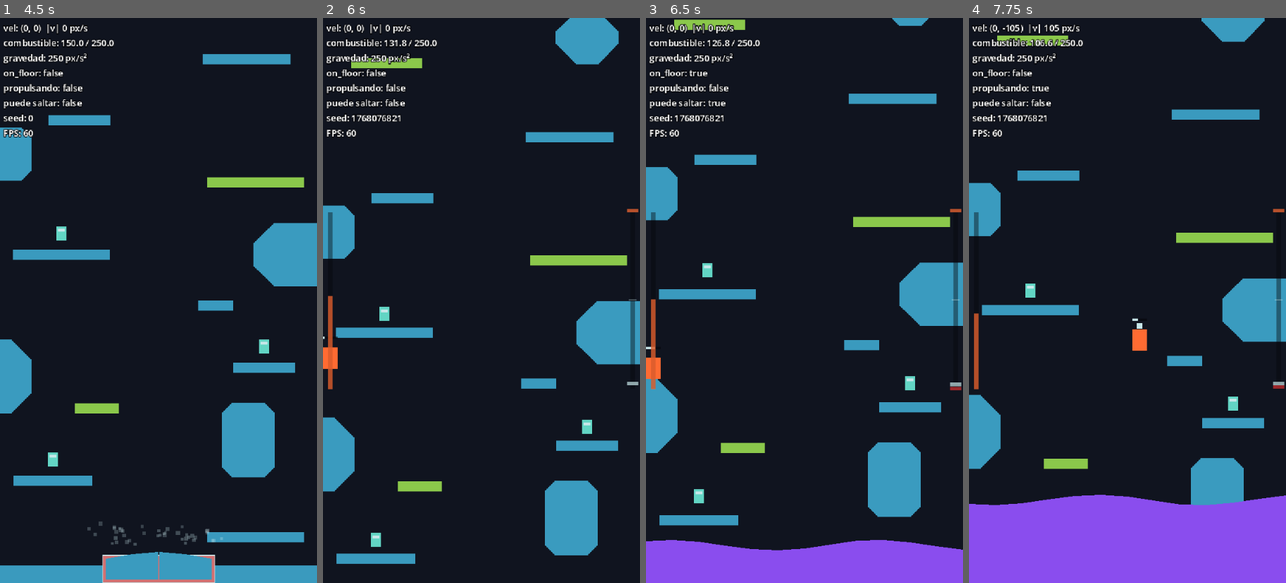
Above: before the commit, frames 1-4 (left to right).
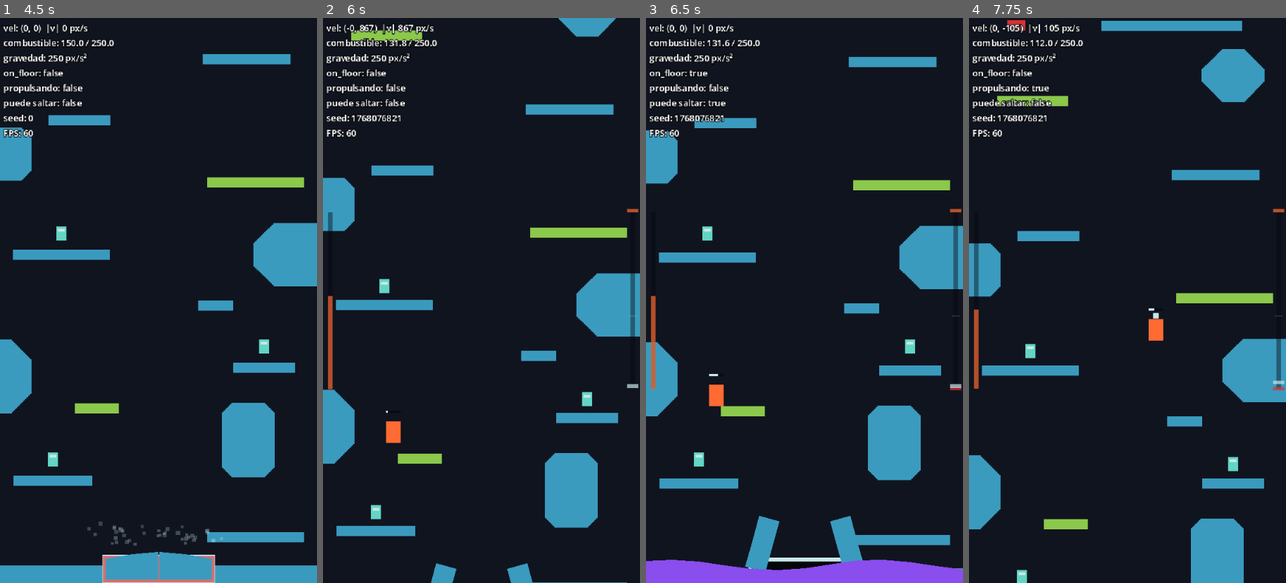
Above: after the commit, the same moments.

Repository: lucantarellis/escapa-del-tentaculo
Game: Godot game, scene res://scenes/main/Main.tscn
Same seed, same stepped clock (60 frames per second), same inputs: the game is played once before the commit and once after it.
Inputs:
- Up to frame 1 (4.5 s): click "JUGAR" at 0.5 s; hold D (move_right) 1.28-2.03 s; tap Shift (dash) every 0.75 s from 1.35 to 4.35 s; tap Space (jump) at 1.52, 2.27, 3.77 s; hold S (move_down) 2.03-2.78 s; hold D (move_right) 2.78-3.53 s; hold W (move_up) 3.53-4.28 s; hold A (move_left) from 4.28 s (still down)
- Up to frame 2 (6 s): tap Space (jump) at 4.52, 5.27 s; tap Shift (dash) at 5.1, 5.85 s; release A (move_left) at 5.78 s; hold S (move_down) from 5.78 s (still down)
- Up to frame 3 (6.5 s): keep holding S (move_down)
- Up to frame 4 (7.75 s): release S (move_down) at 6.53 s; hold D (move_right) 6.53-7.28 s; tap Shift (dash) at 6.6, 7.35 s; tap Space (jump) at 6.77, 7.52 s; hold W (move_up) from 7.28 s (still down)

Frame 1 is identical in both runs. In frame 2, 15% of the frame differs, in the area x 0-100%, y 0-100%; in frame 3, 20%; in frame 4, 32%.

Commit message:
fase2: 3 explosiones en cadena con restos hacia adelante, restos que se rompen contra lo solido, dash en 8 direcciones y mas largo, tier 2 con 8 segmentos
Co-Authored-By: Claude Opus 5.5 <noreply@anthropic.com>
Claude-Session: https://claude.ai/code/session_01Bo1PzWqVcbisu27obsCkDD

Diff:
--- a/resources/configs/level_config.tres
+++ b/resources/configs/level_config.tres
@@ -74,7 +74,7 @@
 [sub_resource type="Resource" id="Resource_tier2"]
 script = ExtResource("24_tier")
 segments = Array[PackedScene]([ExtResource("space_01"), ExtResource("space_02"), ExtResource("space_03"), ExtResource("space_04"), ExtResource("space_05"), ExtResource("space_06"), ExtResource("space_07"), ExtResource("space_08"), ExtResource("space_09"), ExtResource("space_10")])
-count_per_run = 5
+count_per_run = 8
 display_name = "El espacio"
 entry_segments = Array[PackedScene]([ExtResource("space_entry_01"), ExtResource("space_entry_02"), ExtResource("space_entry_03")])
 platform_tint = Color(0.5412, 0.5882, 0.6588, 1)
--- a/scripts/levels/hull_debris.gd
+++ b/scripts/levels/hull_debris.gd
@@ -3,7 +3,8 @@
 ## Fragmento letal del casco despedido por una explosión ([TierEvent]): vuela en línea recta
 ## girando y mata al jugador al tocarlo (`Player.die(&"debris")`). Tras `grace_time` s recién
 ## es letal, para no matar en el mismo instante en que aparece. Se borra al salir de la vista
-## (o tras `lifetime` s). Lo crea [TierEvent]; no se instancia a mano.
+## (o tras `lifetime` s). Si choca contra algo sólido del mundo (asteroides, paredes, restos
+## metálicos) se rompe en pedazos. Lo crea [TierEvent]; no se instancia a mano.
 
 ## Rojo letal de la paleta. Solo visual.
 const COLOR: Color = Color("D83232")
@@ -24,7 +25,8 @@
 
 func _ready() -> void:
 	collision_layer = 0
-	collision_mask = 2
+	# 2 = jugador (mata), 1 = mundo (se rompe).
+	collision_mask = 2 | 1
 	monitoring = true
 	var points: PackedVector2Array = PackedVector2Array()
 	# Polígono irregular de 5 puntos.
@@ -45,20 +47,46 @@
 	_age += delta
 	position += velocity * delta
 	rotation += spin * delta
-	if _age >= grace_time:
-		for body: Node2D in get_overlapping_bodies():
-			_on_body_entered(body)
+	for body: Node2D in get_overlapping_bodies():
+		_on_body_entered(body)
 	# Pueden nacer fuera de la vista (bajo la pantalla): se borran recién tras 1,5 s afuera.
 	if _age > lifetime or (_age > 1.5 and _is_far_off_screen()):
 		queue_free()
 
 
 func _on_body_entered(body: Node2D) -> void:
+	var player: Player = body as Player
+	if player == null:
+		# Algo sólido del mundo: se rompe (también durante la gracia).
+		_shatter()
+		return
 	if _age < grace_time:
 		return
-	var player: Player = body as Player
-	if player != null and player.is_alive():
+	if player.is_alive():
 		player.die(&"debris")
+
+
+# Se rompe en pedazos (solo visual) y desaparece.
+func _shatter() -> void:
+	if is_queued_for_deletion():
+		return
+	var bits: CPUParticles2D = CPUParticles2D.new()
+	bits.one_shot = true
+	bits.explosiveness = 1.0
+	bits.amount = 10
+	bits.lifetime = 0.5
+	bits.spread = 180.0
+	bits.initial_velocity_min = 60.0
+	bits.initial_velocity_max = 160.0
+	bits.gravity = Vector2.ZERO
+	bits.scale_amount_min = 2.0
+	bits.scale_amount_max = 4.0
+	bits.color = COLOR
+	get_parent().add_child(bits)
+	bits.global_position = global_position
+	bits.emitting = true
+	get_tree().create_timer(0.8).timeout.connect(bits.queue_free)
+	queue_free()
 
 
 func _is_far_off_screen() -> bool:
--- a/scripts/levels/tier_event.gd
+++ b/scripts/levels/tier_event.gd
@@ -35,6 +35,11 @@
 ## Espera desde que el jugador cruza este nodo hasta la explosión (y todo lo que la acompaña:
 ## cámara lenta, destello, empuje, restos). Unidad: s.
 @export var explosion_delay: float = 0.0
+## Cantidad de explosiones en cadena. La primera trae cámara lenta, destello, empuje y la
+## silueta; las siguientes, desde el borde inferior de la pantalla, solo sacudida, anillo y restos.
+@export var explosion_waves: int = 3
+## Tiempo entre una explosión y la siguiente. Unidad: s.
+@export var explosion_wave_interval: float = 2.2
 ## Origen de la explosión respecto de este nodo (por defecto, el centro del casco). Unidad: px.
 @export var explosion_offset: Vector2 = Vector2(180.0, 40.0)
 ## Color del anillo y del fuego.
@@ -53,20 +58,19 @@
 @export var eject_control_lock: float = 0.3
 
 @export_group("Restos del casco")
-## Fragmentos letales por oleada (0 = sin restos).
-@export var debris_count: int = 7
-## Cantidad de oleadas y tiempo entre una y otra. Unidad: s.
-@export var debris_waves: int = 3
-@export var debris_wave_interval: float = 0.7
+## Fragmentos letales por explosión (0 = sin restos).
+@export var debris_count: int = 8
 ## Velocidad mínima y máxima de los fragmentos. Unidad: px/s.
 @export var debris_speed_min: float = 220.0
 @export var debris_speed_max: float = 380.0
 ## Tamaño de los fragmentos. Unidad: px.
 @export var debris_size: float = 18.0
-## Si es true, los fragmentos apuntan hacia el jugador (con `debris_aim_spread` de desvío al
-## azar); si no, salen hacia arriba en direcciones al azar. Unidad del desvío: grados.
+## Si es true, los fragmentos apuntan hacia adelante del jugador: a donde va a estar dentro de
+## `debris_lead` s según su velocidad (con `debris_aim_spread` de desvío al azar); si no, salen
+## hacia arriba en direcciones al azar. Unidades: s y grados.
 @export var debris_aim_at_player: bool = true
-@export var debris_aim_spread: float = 35.0
+@export var debris_lead: float = 0.5
+@export var debris_aim_spread: float = 30.0
 ## Distancia horizontal mínima al jugador donde puede aparecer un fragmento. Unidad: px.
 @export var debris_min_player_distance: float = 60.0
 ## Tiempo inicial en que un fragmento todavía no mata. Unidad: s.
@@ -124,19 +128,36 @@
 		await get_tree().create_timer(explosion_delay).timeout
 		if not is_inside_tree():
 			return
+	for wave: int in maxi(explosion_waves, 1):
+		if wave > 0:
+			await get_tree().create_timer(explosion_wave_interval).timeout
+			if not is_inside_tree():
+				return
+		_explode(player, wave == 0)
+		if wave == 0:
+			triggered.emit()
+
+
+# Una explosión de la cadena. La primera sale de `explosion_offset` (la nave) con todo el
+# espectáculo; las siguientes, desde debajo de la pantalla.
+func _explode(player: Player, first: bool) -> void:
 	var camera: ScrollCamera = get_viewport().get_camera_2d() as ScrollCamera
 	if camera != null:
-		camera.shake(shake_amplitude, shake_duration)
-	_play_slow_motion()
-	_play_flash()
+		camera.shake(shake_amplitude if first else shake_amplitude * 0.6, shake_duration if first else shake_duration * 0.7)
+	var origin: Vector2 = global_position + explosion_offset
+	if not first and camera != null:
+		var view: Rect2 = camera.get_visible_rect()
+		origin = Vector2(view.get_center().x, view.end.y + 60.0)
+	if first:
+		_play_slow_motion()
+		_play_flash()
+		if player != null and player.is_alive() and eject_speed > 0.0:
+			player.launch(Vector2(player.velocity.x * 0.5, -eject_speed), eject_control_lock)
+		if show_silhouette:
+			_play_silhouette()
 	if explosion_enabled:
-		_play_explosion()
-	if player != null and eject_speed > 0.0:
-		player.launch(Vector2(player.velocity.x * 0.5, -eject_speed), eject_control_lock)
-	_spawn_debris(player)
-	if show_silhouette:
-		_play_silhouette()
-	triggered.emit()
+		_play_explosion(origin)
+	_spawn_debris_wave(player)
 
 
 # Cámara lenta medida en tiempo real (el temporizador ignora la escala de tiempo).
@@ -154,9 +175,8 @@
 		Engine.time_scale = 1.0
 
 
-# Anillo que se expande desde el casco y partículas de fuego.
-func _play_explosion() -> void:
-	var origin: Vector2 = global_position + explosion_offset
+# Anillo que se expande desde [param origin] y partículas de fuego.
+func _play_explosion(origin: Vector2) -> void:
 	var ring: Node2D = Node2D.new()
 	ring.global_position = origin
 	ring.z_index = 5
@@ -200,20 +220,11 @@
 		get_tree().create_timer(2.0).timeout.connect(fire.queue_free)
 
 
-# Restos letales de la nave: entran por el borde inferior de la pantalla (vienen de la
-# explosión, abajo) en `debris_waves` oleadas, apuntando al jugador con algo de desvío.
-func _spawn_debris(player: Player) -> void:
+# Restos letales de una explosión: entran por el borde inferior de la pantalla (vienen de la
+# explosión, abajo) y apuntan hacia adelante del jugador, con algo de desvío.
+func _spawn_debris_wave(player: Player) -> void:
 	if debris_count <= 0:
 		return
-	for wave: int in maxi(debris_waves, 1):
-		if wave > 0:
-			await get_tree().create_timer(debris_wave_interval).timeout
-			if not is_inside_tree():
-				return
-		_spawn_debris_wave(player)
-
-
-func _spawn_debris_wave(player: Player) -> void:
 	var camera: ScrollCamera = get_viewport().get_camera_2d() as ScrollCamera
 	var view: Rect2 = camera.get_visible_rect() if camera != null else Rect2(global_position + Vector2(0.0, -640.0), Vector2(360.0, 640.0))
 	var spawn_y: float = view.end.y + 16.0
@@ -227,7 +238,8 @@
 		var from: Vector2 = Vector2(x, spawn_y + randf_range(0.0, 30.0))
 		var direction: Vector2 = Vector2.UP.rotated(deg_to_rad(randf_range(-50.0, 50.0)))
 		if debris_aim_at_player and player != null and player.is_alive():
-			direction = (player.global_position - from).normalized().rotated(deg_to_rad(randf_range(-debris_aim_spread, debris_aim_spread)))
+			var target: Vector2 = player.global_position + player.velocity * debris_lead
+			direction = (target - from).normalized().rotated(deg_to_rad(randf_range(-debris_aim_spread, debris_aim_spread)))
 		var debris: HullDebris = HullDebris.new()
 		debris.velocity = direction * randf_range(debris_speed_min, debris_speed_max)
 		debris.spin = randf_range(-6.0, 6.0)
--- a/scripts/player/player.gd
+++ b/scripts/player/player.gd
@@ -4,8 +4,9 @@
 ##
 ## Propulsa en 4 direcciones (combinables) con inercia, gasta combustible al propulsar y
 ## tiene gravedad casi nula mientras queda combustible. Sin combustible la gravedad sube y
-## puede saltar desde una superficie. Con la acción `dash` se lanza hacia un costado (o en
-## diagonal hacia arriba si se mantiene arriba) una distancia fija, a cambio de un poco de combustible y con un tiempo de espera (cooldown).
+## puede saltar desde una superficie. Con la acción `dash` se lanza en la dirección que se mantiene
+## (8 direcciones; sin dirección, hacia el último lado) una distancia fija, a cambio de un poco
+## de combustible y con un tiempo de espera (cooldown).
 ## Todos los valores salen de [PlayerConfig]. Ver `docs/mecanicas/jugador.md`.
 
 ## Se emite cada vez que cambia el combustible.
@@ -62,7 +63,7 @@
 var _frozen: bool = false
 ## Tiempo que le queda al bloqueo del Input tras un lanzamiento (ver [method launch]). Unidad: s.
 var _control_lock_left: float = 0.0
-## Dirección (vector unitario) del dash en curso: horizontal o diagonal hacia arriba. Solo vale mientras hay un dash.
+## Dirección (vector unitario, 8 direcciones) del dash en curso. Solo vale mientras hay un dash.
 var _dash_direction: Vector2 = Vector2.RIGHT
 ## Velocidad del dash en curso (distancia / duración). Solo vale mientras hay un dash. Unidad: px/s.
 var _dash_speed: float = 0.0
@@ -100,10 +101,11 @@
 	_tick_dash_cooldown(delta)
 	if input.x != 0.0:
 		_facing = signf(input.x)
-	# Con "arriba" mantenido el dash sale en diagonal hacia arriba; si no, es lateral.
-	var dash_up: bool = input.y < 0.0
-	if _dash_distance_left <= 0.0 and Input.is_action_just_pressed("dash") and can_dash() and _get_dash_distance(dash_up) > 0.0:
-		_start_dash(dash_up)
+	# El dash sale hacia la dirección que se mantiene (8 direcciones); sin dirección, hacia el
+	# último lado al que se apretó.
+	var dash_dir: Vector2 = _snap_dash_direction(input)
+	if _dash_distance_left <= 0.0 and Input.is_action_just_pressed("dash") and can_dash() and _get_dash_distance(dash_dir) > 0.0:
+		_start_dash(dash_dir)
 	# Un dash en curso (o uno que arranca ahora) reemplaza al movimiento normal: sin propulsión,
 	# sin caminar, sin gravedad y sin salto hasta que termina.
 	if _dash_distance_left > 0.0:
@@ -323,11 +325,20 @@
 	_update_cooldown_bar()
 
 
-# Empieza un dash hacia `_facing` (en diagonal hacia arriba si `up`): gasta el combustible y
-# arranca el cooldown. Hay que comprobar `can_dash()` antes.
-func _start_dash(up: bool) -> void:
-	_dash_direction = Vector2(_facing, -1.0).normalized() if up else Vector2(_facing, 0.0)
-	_dash_distance_left = _get_dash_distance(up)
+# Dirección del dash a partir de la entrada, redondeada a 8 direcciones (unitaria). Sin entrada,
+# horizontal hacia `_facing`.
+func _snap_dash_direction(input: Vector2) -> Vector2:
+	if input.length() < 0.2:
+		return Vector2(_facing, 0.0)
+	var angle: float = snappedf(input.angle(), PI / 4.0)
+	return Vector2.RIGHT.rotated(angle)
+
+
+# Empieza un dash en `direction` (unitaria, 8 direcciones): gasta el combustible y arranca el
+# cooldown. Hay que comprobar `can_dash()` antes.
+func _start_dash(direction: Vector2) -> void:
+	_dash_direction = direction
+	_dash_distance_left = _get_dash_distance(direction)
 	_dash_speed = _dash_distance_left / maxf(config.dash_duration, 0.01)
 	_dash_cooldown_left = maxf(config.dash_cooldown, 0.0)
 	_set_fuel(_fuel - config.dash_fuel_cost)
@@ -344,7 +355,7 @@
 	move_and_slide()
 	_dash_distance_left -= step
 	# `is_zero_approx` evita un frame extra por la sobra mínima del redondeo de decimales.
-	if _dash_distance_left <= 0.0 or is_zero_approx(_dash_distance_left) or is_on_wall() or is_on_ceiling():
+	if _dash_distance_left <= 0.0 or is_zero_approx(_dash_distance_left) or is_on_wall() or is_on_ceiling() or (_dash_direction.y > 0.0 and is_on_floor()):
 		_end_dash()
 	_update_fuel(false, delta)
 	_set_thrusting(false)
@@ -358,9 +369,10 @@
 	velocity = Vector2.ZERO
 
 
-# Distancia del dash según el tipo: lateral o diagonal hacia arriba.
-func _get_dash_distance(up: bool) -> float:
-	return config.dash_diagonal_distance if up else config.dash_distance
+# Distancia del dash según la dirección: recta (horizontal o vertical) o diagonal.
+func _get_dash_distance(direction: Vector2) -> float:
+	var diagonal: bool = absf(direction.x) > 0.1 and absf(direction.y) > 0.1
+	return config.dash_diagonal_distance if diagonal else config.dash_distance
 
 
 func _tick_dash_cooldown(delta: float) -> void:
--- a/scripts/player/player_config.gd
+++ b/scripts/player/player_config.gd
@@ -63,11 +63,10 @@
 @export var jump_requires_floor: bool = true
 
 @export_group("Dash")
-## Distancia que recorre un dash si no choca con nada. Unidad: px.
-@export var dash_distance: float = 90.0
-## Distancia total que recorre el dash en diagonal hacia arriba (mantener arriba + dash), en línea
-## recta a 45°, si no choca con nada. Unidad: px.
-@export var dash_diagonal_distance: float = 90.0
+## Distancia que recorre un dash recto (horizontal o vertical) si no choca con nada. Unidad: px.
+@export var dash_distance: float = 130.0
+## Distancia que recorre un dash en diagonal (cualquiera de las 4) si no choca con nada. Unidad: px.
+@export var dash_diagonal_distance: float = 130.0
 ## Duración del dash: define qué tan seco se siente (velocidad = distancia / duración).
 ## Se usa como mínimo 0,01 s. Unidad: s.
 @export var dash_duration: float = 0.15
Not shown, changed: docs/CONVENCIONES.md
Not shown, changed: docs/mecanicas/jugador.md
Not shown, changed: docs/mecanicas/tier-espacio.md
